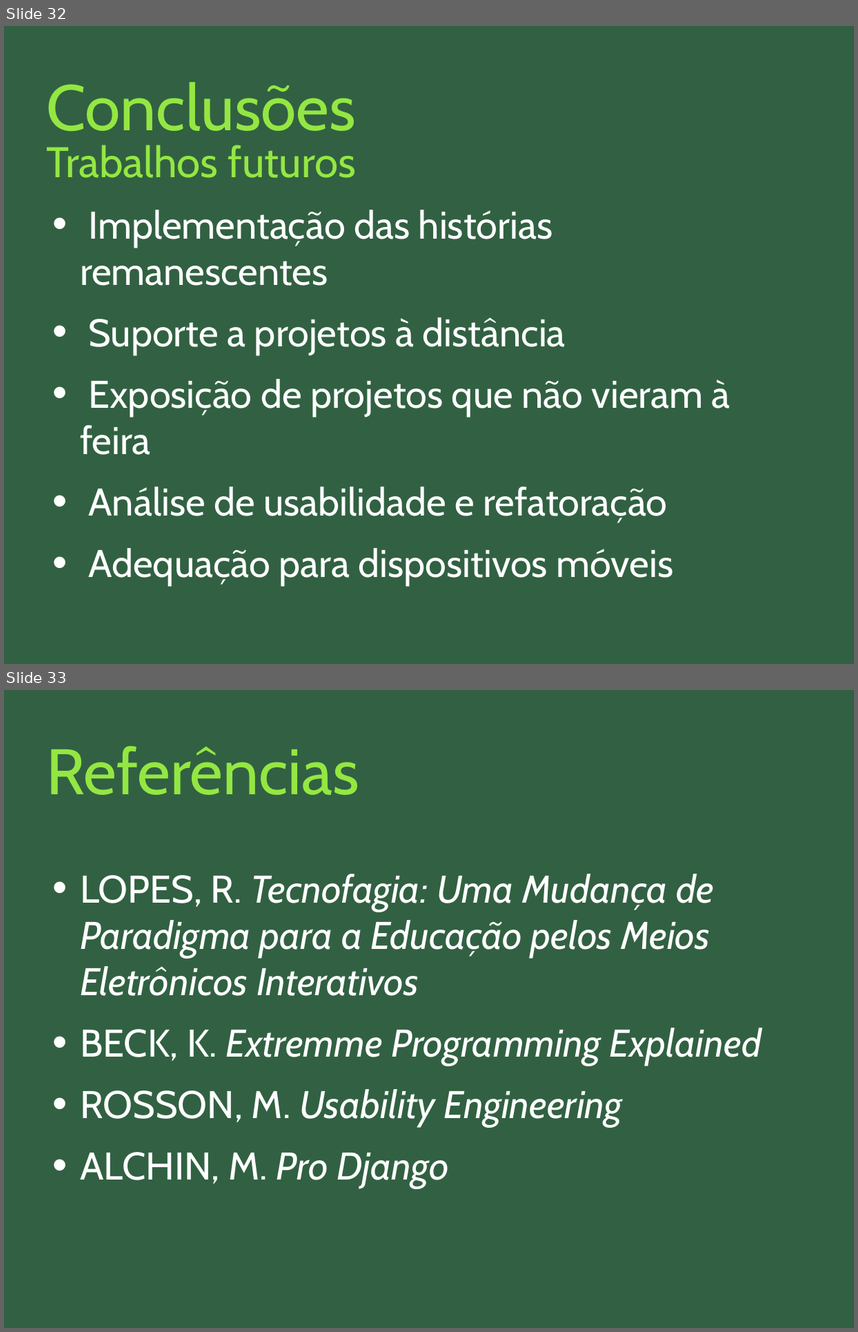
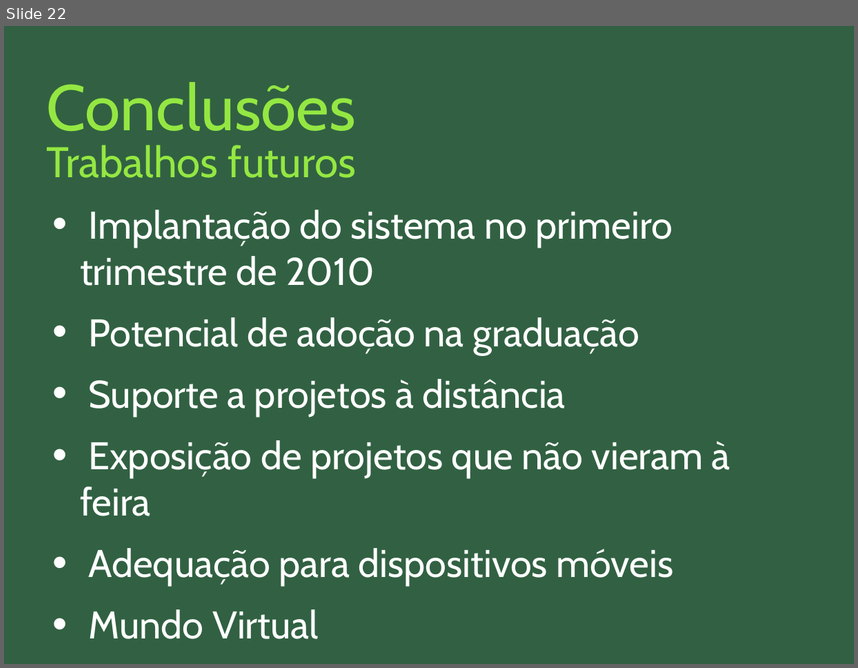
Before and after one commit to nathaliaspatricio/febracev, a slide deck: docs/monografia/apresentação_final.odp. Shown one above the other, each under a label of ours: slides 32 and 33 before the commit, slide 22 after it. The pictures are 858x1332 and 858x668 pixels, drawn with LibreOffice and Linux fonts; fonts in the diff are those of the drawing. Boxes give left, top, right and bottom in pixels: in the first picture for what was removed or moved away, otherwise in the second. Text is boxed around its words. In the diff, an @@ line names an element or a change of style, - is before the commit and + after.

```diff
--- a/docs/monografia/apresentação_final.odp
+++ b/docs/monografia/apresentação_final.odp
@@ slide 33 removed at bbox=[4, 690, 854, 1328], background #316142 @@
@@ title removed at bbox=[47, 746, 359, 795] @@
-Referências
@@ text removed at bbox=[80, 874, 762, 1187] @@
-• LOPES, R. Tecnofagia: Uma Mudança de Paradigma para a Educação pelos Meios Eletrônicos Interativos
-• BECK, K. Extremme Programming Explained
-• ROSSON, M. Usability Engineering
-• ALCHIN, M. Pro Django
@@ what was slide 32 is now slide 22 @@
@@ slide 22 changed as well @@
@@ text at bbox=[80, 210, 673, 354]: text changed @@
-• Implementação das histórias remanescentes
+• Implantação do sistema no primeiro trimestre de 2010
+• Potencial de adoção na graduação
@@ text at bbox=[89, 486, 668, 523]: paragraph removed @@
-• Análise de usabilidade e refatoração
@@ text at bbox=[89, 609, 319, 639]: paragraph added @@
+• Mundo Virtual
```
Also in this commit, not shown: 6 other slides changed, 8 slides added, 31 other slides removed.
